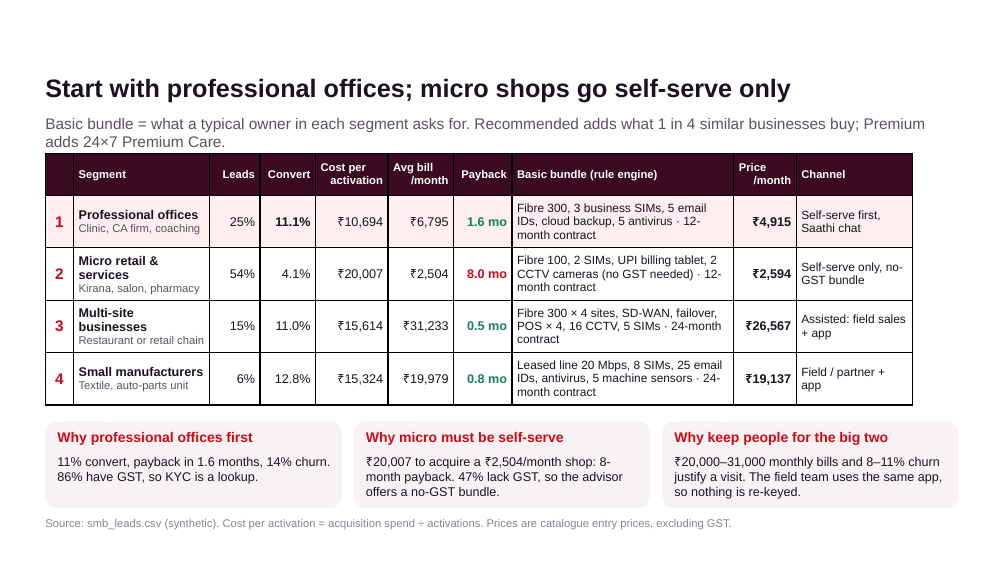
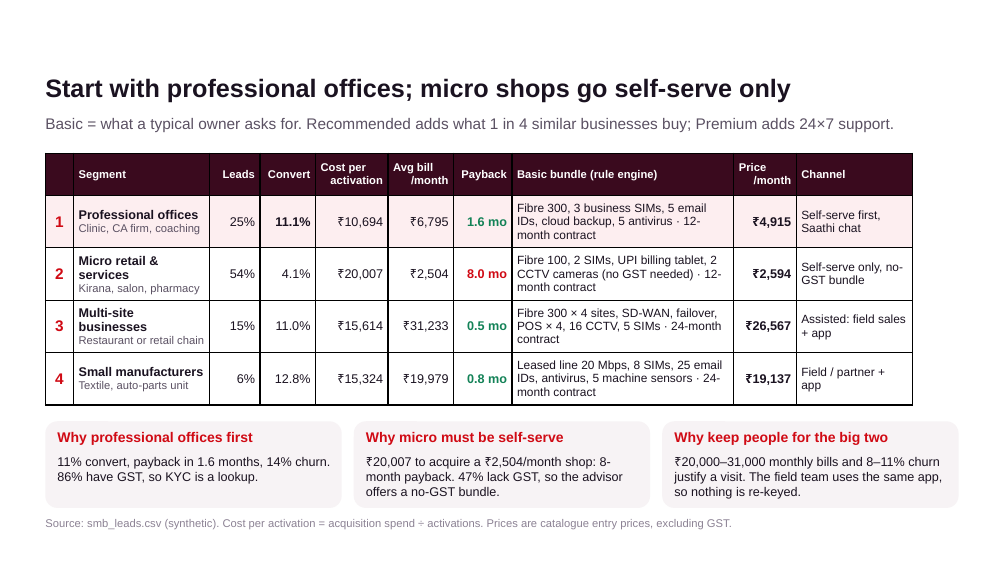
Before and after one commit to kaustubh3103/udyam-digital, a slide deck: slide 3 of docs/Team_JIO_Udyam_Digital.pptx. Drawn at 1008x567 pixels with LibreOffice and Linux fonts; fonts in the diff are those of the drawing; background and template pictures are left out. Boxes give left, top, right and bottom in pixels: in the first picture for what was removed or moved away, otherwise in the second. Text is boxed around its words. In the diff, an @@ line names an element or a change of style, - is before the commit and + after.

```diff
--- a/docs/Team_JIO_Udyam_Digital.pptx
+++ b/docs/Team_JIO_Udyam_Digital.pptx
@@ text at bbox=[45, 118, 894, 132]: text changed @@
-Basic bundle = what a typical owner in each segment asks for. Recommended adds what 1 in 4 similar businesses buy; Premium adds 24×7 Premium Care.
+Basic = what a typical owner asks for. Recommended adds what 1 in 4 similar businesses buy; Premium adds 24×7 support.
```
